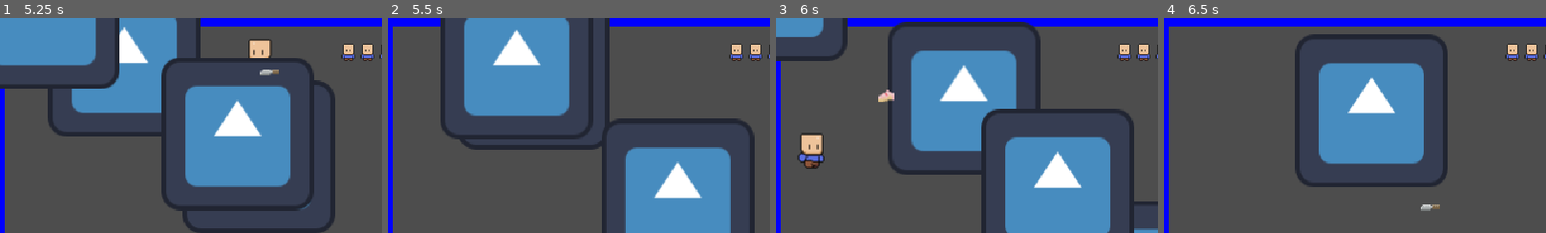
Above: before the commit, frames 1-4 (left to right).
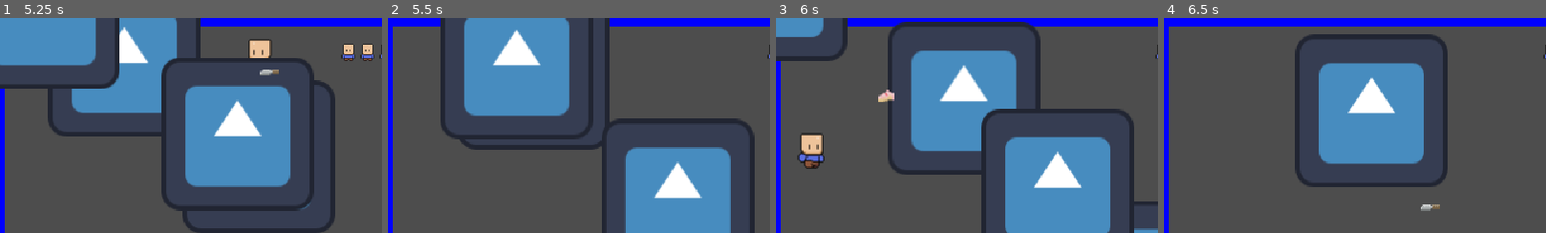
Above: after the commit, the same moments.

Repository: KDing0/GGJGodot
Game: Godot game, scene res://Misc/GameManager.tscn
Same seed, same stepped clock (60 frames per second), same inputs: the game is played once before the commit and once after it. The engine's default icon, where the game draws it, is replaced by a stand-in: a white triangle on a blue panel in a dark square.
Inputs (mouse positions are % of the whole screen's width and height, from its top left):
- Up to frame 1 (5.25 s): click "Start Game" at 0.5 s; move the mouse to (72, 45) at 1.27 s; press the mouse at (72, 45) at 1.28 s; hold Right (player_right) 1.28-2.03 s; move the mouse to (30, 55) at 2.02 s; release the mouse at (30, 55) at 2.03 s; hold Down (player_down) 2.03-2.78 s; click (30, 55) at 2.1 s; move the mouse to (60, 28) at 2.77 s; press the mouse at (60, 28) at 2.78 s; hold Right (player_right) 2.78-3.53 s; move the mouse to (45, 70) at 3.52 s; release the mouse at (45, 70) at 3.53 s; hold Up (player_up) 3.53-4.28 s; click (45, 70) at 3.6 s; move the mouse to (80, 65) at 4.27 s; press the mouse at (80, 65) at 4.28 s; hold Left (player_left) from 4.28 s (still down); move the mouse to (20, 35) at 5.02 s; release the mouse at (20, 35) at 5.03 s; click (20, 35) at 5.1 s
- Up to frame 2 (5.5 s): keep holding Left (player_left)
- Up to frame 3 (6 s): move the mouse to (55, 50) at 5.77 s; release Left (player_left) at 5.78 s; press the mouse at (55, 50) at 5.78 s; hold Down (player_down) from 5.78 s (still down)
- Up to frame 4 (6.5 s): keep holding Down (player_down)
The pictures show only the part of the screen within x 1-51%, y 0-50%; the shares and areas given below are measured in that part.

Frame 1 is identical in both runs. In frame 2, 0.5% of the frame differs, in the area x 89-98%, y 12-20%; in frame 3, 0.5%; in frame 4, 0.5%.

Commit message:
player looses life when running into enemy

Diff:
--- a/src/Enemy/Enemy.gd
+++ b/src/Enemy/Enemy.gd
@@ -30,9 +30,8 @@
 		body.queue_free()
 		queue_free()
 	if collisionLayer == 2:
-		print("player run into enemy")
 		#player runs into Enemy
-		#Livecounter.lives = Livecounter.lives - 1
+		Livecounter.lives = Livecounter.lives - 1
 
 func _process(delta):
 	progress_ratio += speed / 1000.0
